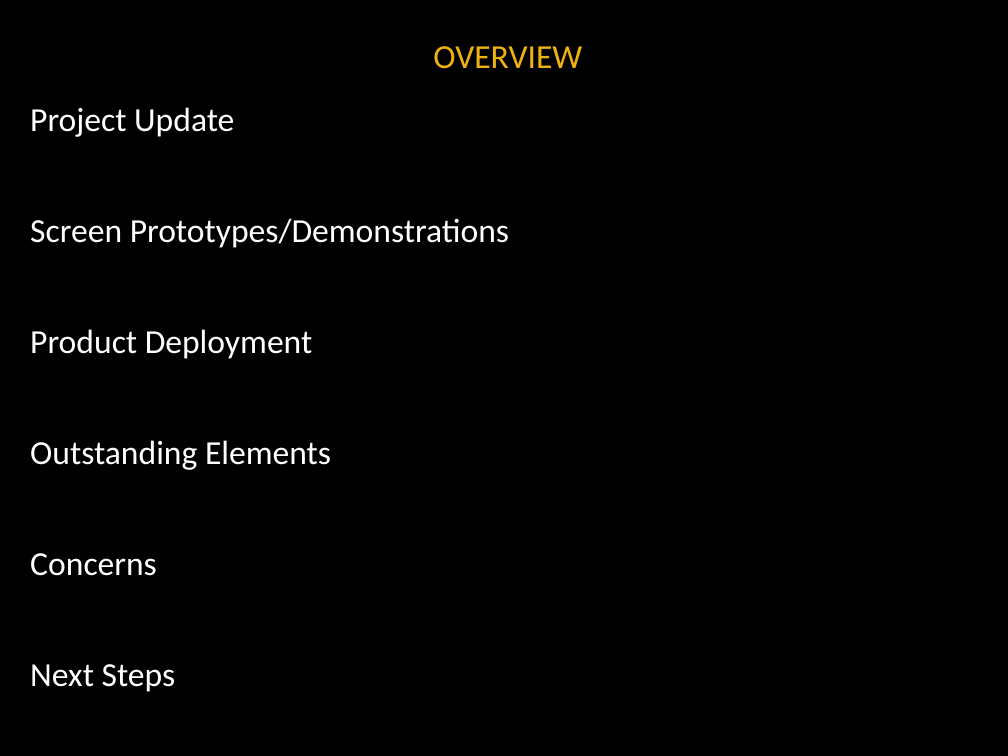
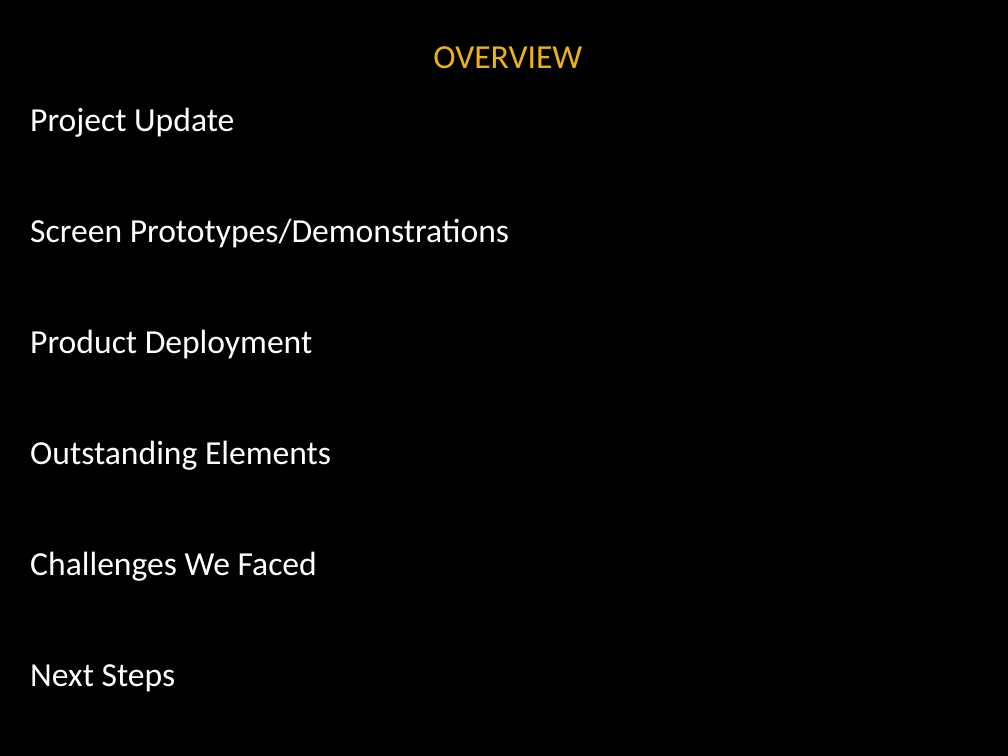
Before and after one commit to noanadler/RockStars, a slide deck: slide 2 of Deliverable3/Presentation/Rock_Stars_Presentation.pptx. Drawn at 1008x756 pixels with LibreOffice and Linux fonts; fonts in the diff are those of the drawing; background and template pictures are left out. Boxes give left, top, right and bottom in pixels: in the first picture for what was removed or moved away, otherwise in the second. Text is boxed around its words. In the diff, an @@ line names an element or a change of style, - is before the commit and + after.

Commit message:
updated ppt after feedback

```diff
--- a/Deliverable3/Presentation/Rock_Stars_Presentation.pptx
+++ b/Deliverable3/Presentation/Rock_Stars_Presentation.pptx
@@ text at (30, 551, 317, 581): text changed @@
-Concerns
+Challenges We Faced
```
